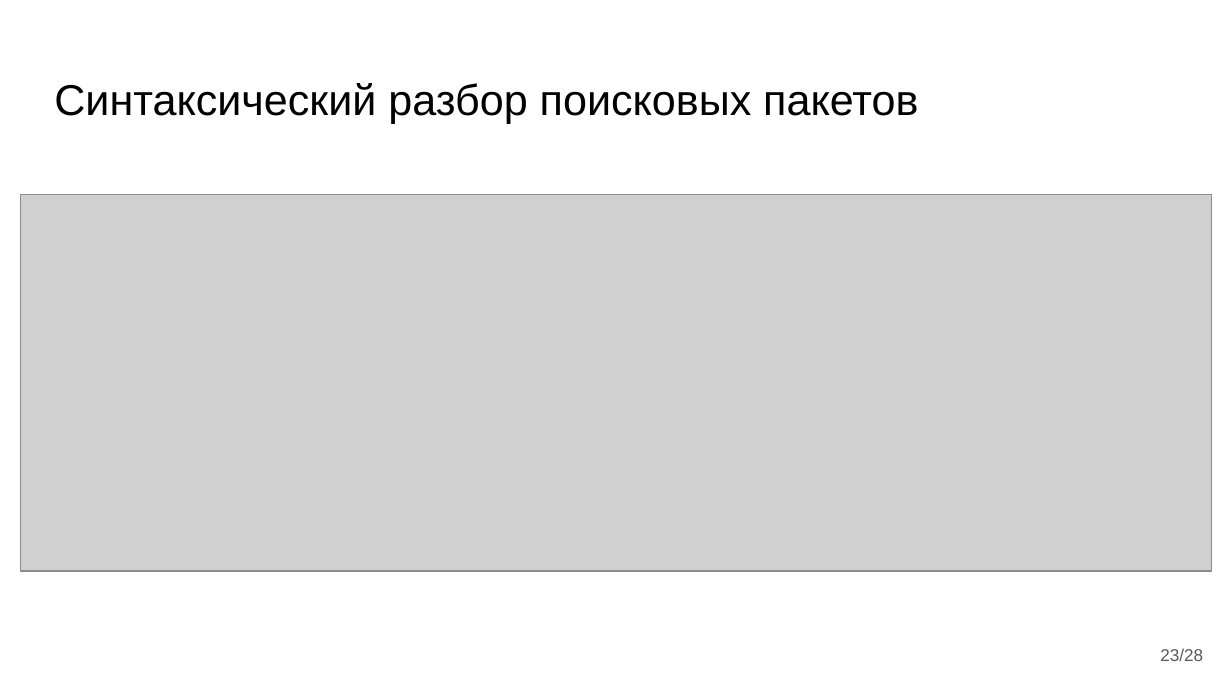
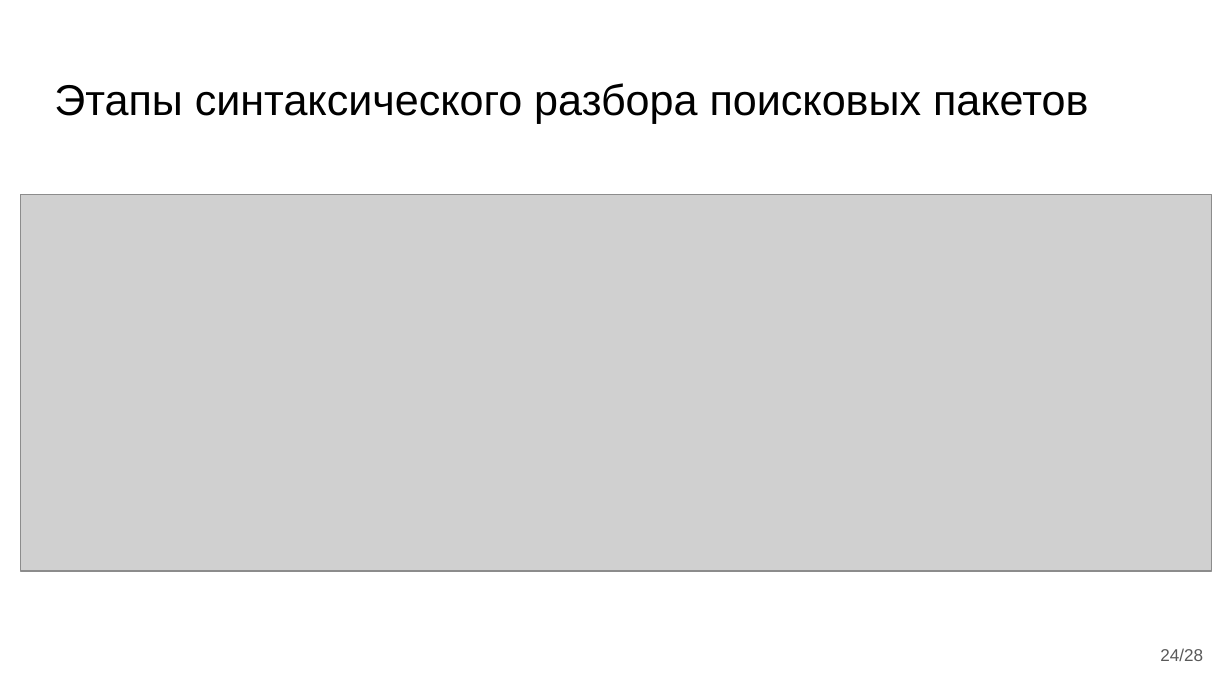
Before and after one commit to almiluk/bachelor_thesis, a slide deck: slide 24 of presentation/ВКР Лукьянов.pptx (slide 23 before the commit). Drawn at 1232x693 pixels with LibreOffice and Linux fonts; fonts in the diff are those of the drawing; grey boxes stand for pictures. Boxes give left, top, right and bottom in pixels: in the first picture for what was removed or moved away, otherwise in the second. Text is boxed around its words. In the diff, an @@ line names an element or a change of style, - is before the commit and + after.

```diff
--- a/presentation/ВКР Лукьянов.pptx
+++ b/presentation/ВКР Лукьянов.pptx
@@ title at (54, 83, 1088, 123): text changed @@
-Синтаксический разбор поисковых пакетов
+Этапы синтаксического разбора поисковых пакетов
@@ page number at (1160, 648, 1203, 661): text changed @@
-23/28
+24/28
```
Also in this commit, not shown: 14 other slides changed, 2 slides added, 1 other file.
